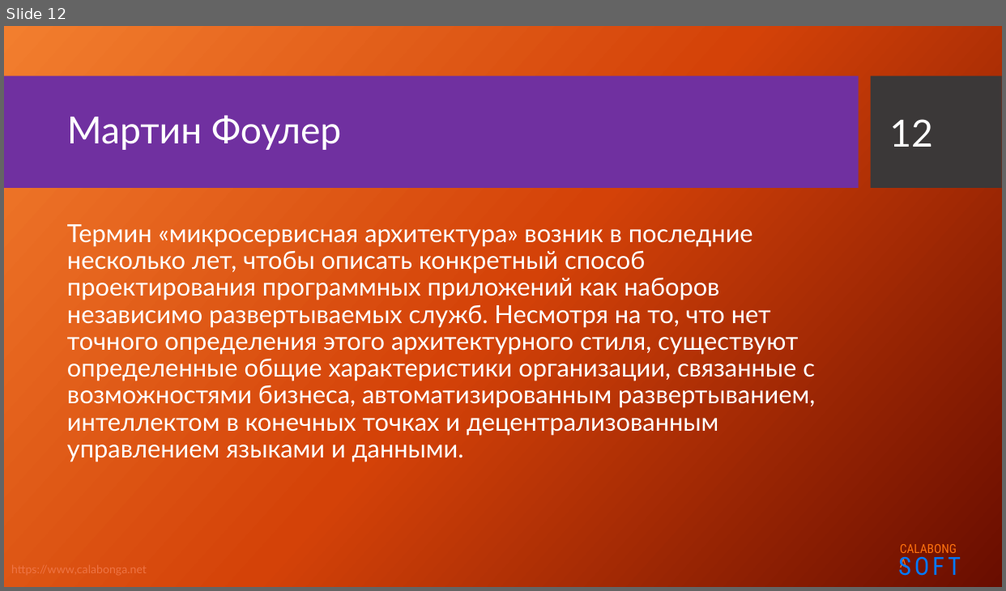
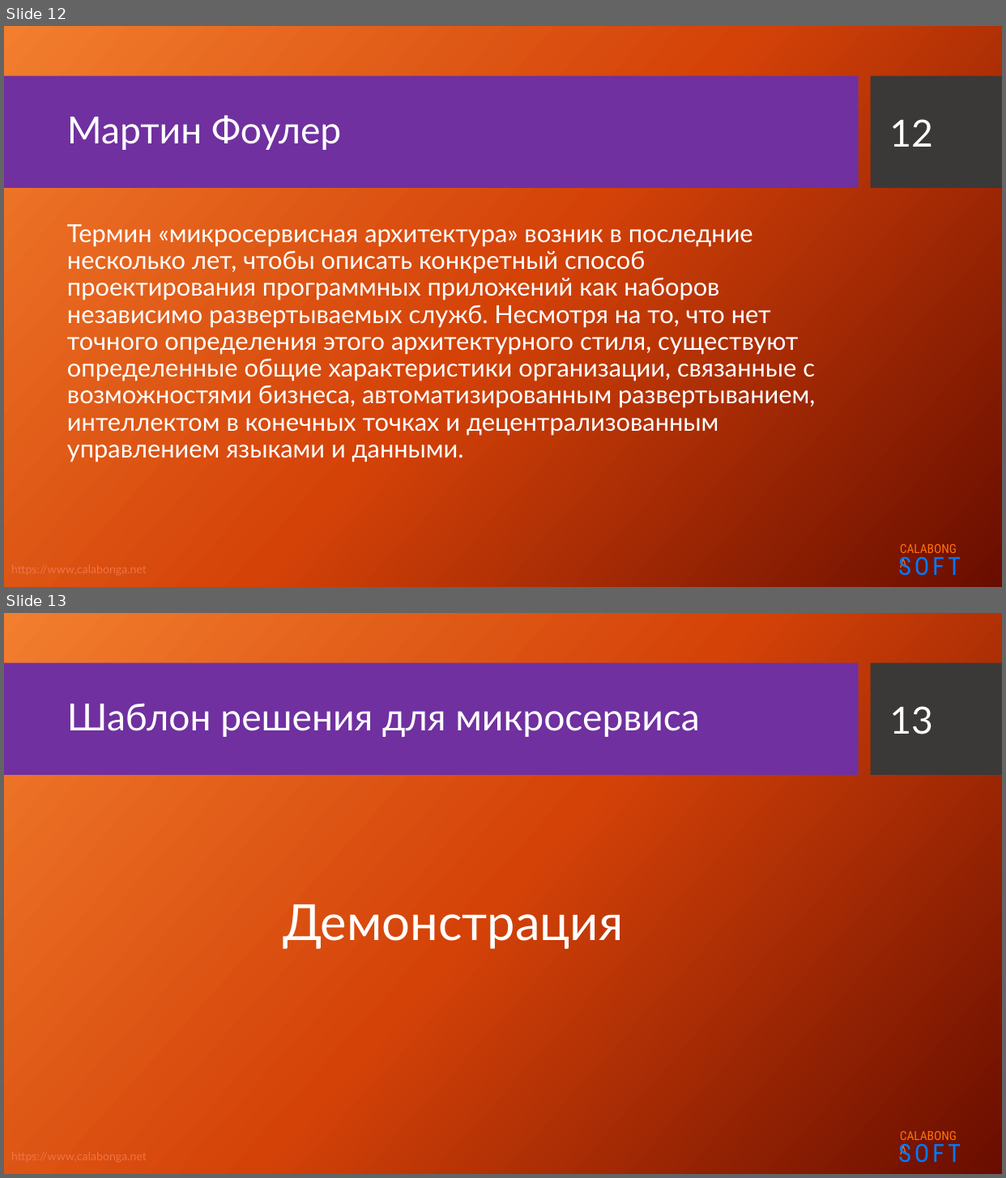
Before and after one commit to Calabonga/Microservice-Template, a slide deck: Presentation/Microservices.pptx. Shown one above the other, each under a label of ours: slide 12 before the commit, slides 12 and 13 after it. The pictures are 1006x591 and 1006x1178 pixels, drawn with LibreOffice and Linux fonts; fonts in the diff are those of the drawing; background and template pictures are left out. Boxes give left, top, right and bottom in pixels: in the first picture for what was removed or moved away, otherwise in the second. Text is boxed around its words. In the diff, an @@ line names an element or a change of style, - is before the commit and + after.

```diff
--- a/Presentation/Microservices.pptx
+++ b/Presentation/Microservices.pptx
@@ slide 13 added at (4,613,1002,1174), background picture (left out); not listed: 5 template elements that a slide beside it also shows @@
@@ title added at (67,703,699,737), 36 pt, text #FFFFFF @@
+Шаблон решения для микросервиса
@@ page number added at (889,706,933,735), 36 pt, text #FFFFFF @@
+13
@@ text added at (283,905,624,949), 48 pt, text #FFFFFF @@
+Демонстрация
```
Also in this commit, not shown: 3 other slides added, 1 other file.
